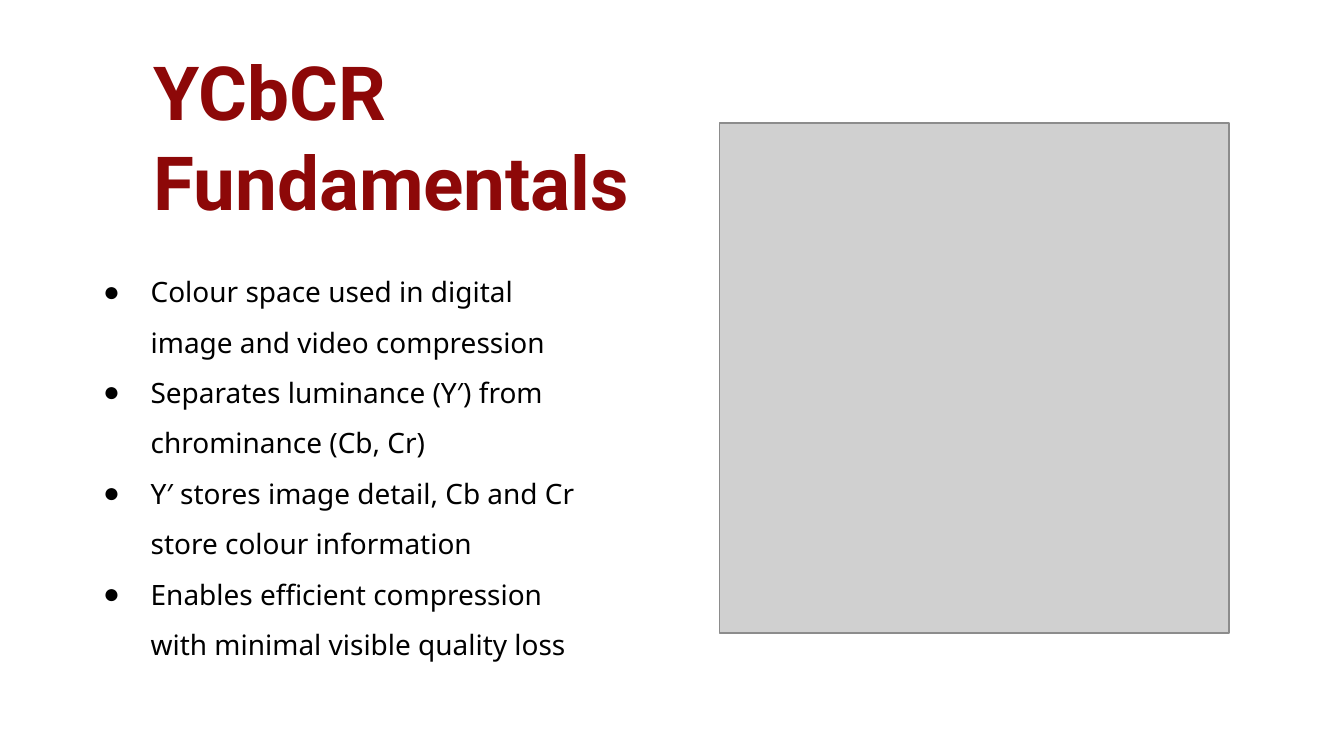
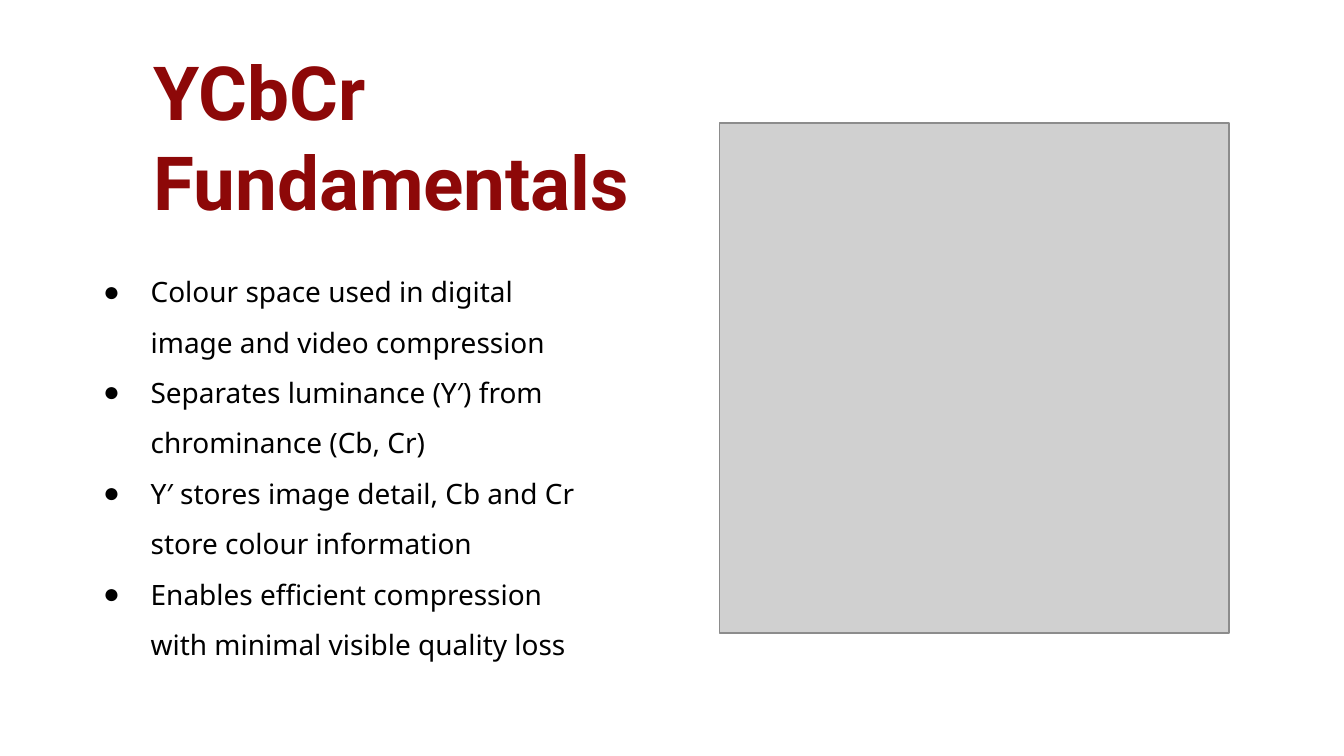
Before and after one commit to romeybajada/cv_colour_models, a slide deck: slide 13 of slides.pptx. Drawn at 1344x756 pixels with LibreOffice and Linux fonts; fonts in the diff are those of the drawing; grey boxes stand for pictures; background and template pictures are left out. Boxes give left, top, right and bottom in pixels: in the first picture for what was removed or moved away, otherwise in the second. Text is boxed around its words. In the diff, an @@ line names an element or a change of style, - is before the commit and + after.

```diff
--- a/slides.pptx
+++ b/slides.pptx
@@ text at (x1=153, y1=64, x2=365, y2=121): text changed @@
-YCbCR
+YCbCr
```
Also in this commit, not shown: 3 other slides changed, 1 slide added, 2 slides removed, 2 other files.
